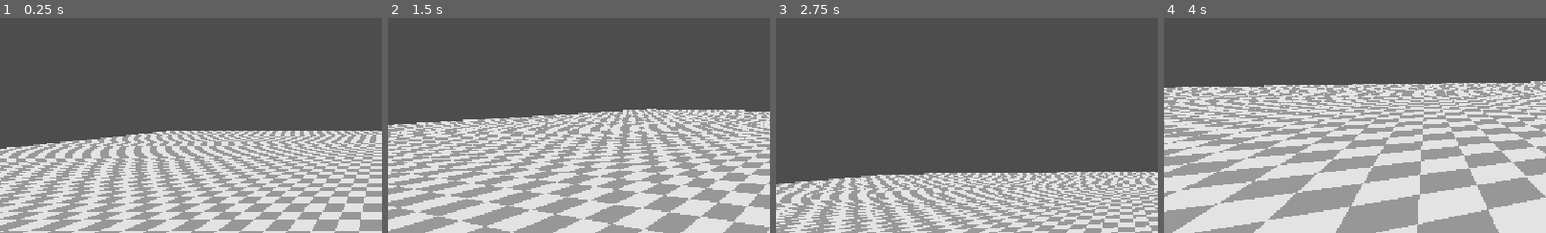
Above: before the commit, frames 1-4 (left to right).
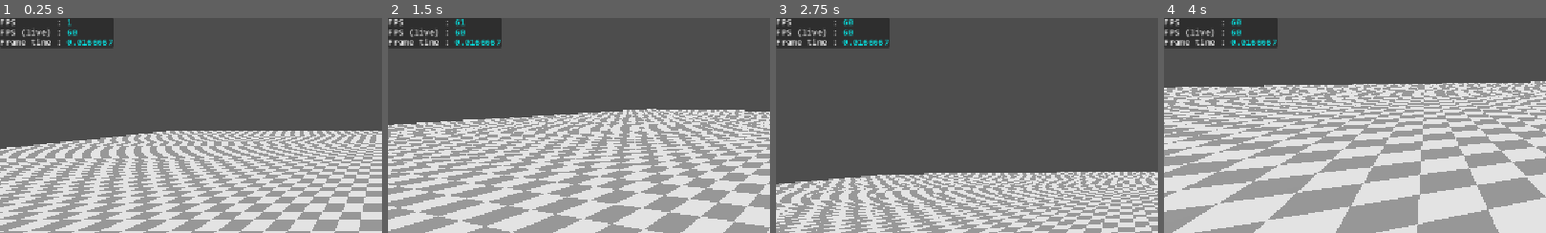
Above: after the commit, the same moments.

Repository: Slenderpi/ArcadeGame
Game: Godot game, scene res://core/main_scene/main_scene.tscn
Same seed, same stepped clock (60 frames per second), same inputs: the game is played once before the commit and once after it.
Inputs (mouse positions are % of the whole screen's width and height, from its top left):
- Up to frame 1 (0.25 s): no input
- Up to frame 2 (1.5 s): tap Enter at 0.5 s; move the mouse to (72, 45) at 0.52 s; hold D 0.53-1.28 s; hold Q 0.53-1.28 s; move the mouse to (30, 55) at 1.27 s; hold S from 1.28 s (still down); tap E at 1.35 s
- Up to frame 3 (2.75 s): move the mouse to (60, 28) at 2.02 s; release S at 2.03 s; hold D from 2.03 s (still down); hold Ctrl from 2.03 s (still down)
- Up to frame 4 (4 s): move the mouse to (45, 70) at 2.77 s; release D at 2.78 s; release Ctrl at 2.78 s; hold W 2.78-3.53 s; tap Shift at 2.85 s; move the mouse to (80, 65) at 3.52 s; hold A from 3.53 s (still down); tap U at 3.6 s
The pictures show only the part of the screen within x 0-50%, y 0-50%; the shares and areas given below are measured in that part.

The runs differ from the first frame. In frame 1, 3.9% of the frame differs, in the area x 0-30%, y 0-15%; in frame 2, 3.9%; in frame 3, 3.9%; in frame 4, 3.9%.

Commit message:
Simple FPS display

Diff:
--- a/core/main_scene/main_scene.tscn
+++ b/core/main_scene/main_scene.tscn
@@ -3,6 +3,7 @@
 [ext_resource type="Script" uid="uid://dqgs0suqdr0ic" path="res://core/main_scene/main_scene.gd" id="1_awcct"]
 [ext_resource type="PackedScene" uid="uid://dyhygadsweine" path="res://levels/lv_dev/lv_dev.tscn" id="2_wqpev"]
 [ext_resource type="PackedScene" uid="uid://dn3hp2lqhrwn8" path="res://core/game_camera/game_camera.tscn" id="3_3gbtc"]
+[ext_resource type="PackedScene" uid="uid://ktk85mqyxoxj" path="res://ui/dev_canvas/dev_canvas.tscn" id="4_et8y5"]
 
 [node name="MainScene" type="Node" unique_id=1180811448 node_paths=PackedStringArray("_game_camera", "_folder_level", "_folder_entities", "_folder_effects")]
 process_mode = 3
@@ -26,3 +27,5 @@
 [node name="Effects" type="Node3D" parent="World" unique_id=1181375799]
 
 [node name="UI" type="Node" parent="." unique_id=690036975]
+
+[node name="DevCanvas" parent="UI" unique_id=159376391 instance=ExtResource("4_et8y5")]
--- a/project.godot
+++ b/project.godot
@@ -19,6 +19,7 @@
 
 window/stretch/mode="canvas_items"
 window/stretch/aspect="expand"
+window/vsync/vsync_mode=0
 
 [dotnet]
 
--- /dev/null
+++ b/ui/dev_canvas/dev_canvas.gd
@@ -0,0 +1,2 @@
+extends CanvasLayer
+class_name DevCanvas
--- /dev/null
+++ b/ui/dev_canvas/dev_canvas.tscn
@@ -0,0 +1,36 @@
+[gd_scene format=3 uid="uid://ktk85mqyxoxj"]
+
+[ext_resource type="Script" uid="uid://eb5ffr5f36ok" path="res://ui/dev_canvas/dev_canvas.gd" id="1_urbsn"]
+[ext_resource type="Script" uid="uid://d1at3y8hqbnih" path="res://ui/dev_canvas/fps_label.gd" id="2_fl0hp"]
+[ext_resource type="FontFile" uid="uid://y6a3mwetdwcc" path="res://assets/fonts/consolas/consola.ttf" id="2_n8cf4"]
+[ext_resource type="FontFile" uid="uid://c5dxwvvvdiqo7" path="res://assets/fonts/consolas/consolab.ttf" id="3_5cp3g"]
+[ext_resource type="FontFile" uid="uid://da6hgjgsxvvic" path="res://assets/fonts/consolas/consolaz.ttf" id="4_uw75p"]
+[ext_resource type="FontFile" uid="uid://thw8cc7x20vf" path="res://assets/fonts/consolas/consolai.ttf" id="5_uxnd5"]
+
+[node name="DevCanvas" type="CanvasLayer" unique_id=159376391]
+script = ExtResource("1_urbsn")
+
+[node name="Panel" type="Panel" parent="." unique_id=529319228]
+offset_right = 172.0
+offset_bottom = 45.0
+
+[node name="FpsLabel" type="RichTextLabel" parent="Panel" unique_id=500743552]
+layout_mode = 1
+anchors_preset = 15
+anchor_right = 1.0
+anchor_bottom = 1.0
+grow_horizontal = 2
+grow_vertical = 2
+theme_override_fonts/normal_font = ExtResource("2_n8cf4")
+theme_override_fonts/bold_font = ExtResource("3_5cp3g")
+theme_override_fonts/bold_italics_font = ExtResource("4_uw75p")
+theme_override_fonts/italics_font = ExtResource("5_uxnd5")
+theme_override_font_sizes/normal_font_size = 14
+bbcode_enabled = true
+text = "FPS        : [color=cyan]60[/color]
+FPS (live) : [color=cyan]60[/color]
+Frame time : [color=cyan]0.0000000[/color]
+"
+autowrap_mode = 0
+autowrap_trim_flags = 0
+script = ExtResource("2_fl0hp")
--- /dev/null
+++ b/ui/dev_canvas/fps_label.gd
@@ -0,0 +1,10 @@
+extends RichTextLabel
+
+
+# Called every frame. 'delta' is the elapsed time since the previous frame.
+func _process(_delta: float) -> void:
+	text = "FPS        : [color=cyan]%d[/color]\nFPS (live) : [color=cyan]%d[/color]\nFrame time : [color=cyan]%.7f[/color]" % [
+		Engine.get_frames_per_second(),
+		1.0 / _delta,
+		_delta
+	]
Binary file added: assets/fonts/consolas/consola.ttf
Not shown, added: assets/fonts/consolas/consola.ttf.import
Binary file added: assets/fonts/consolas/consolab.ttf
Not shown, added: assets/fonts/consolas/consolab.ttf.import
Binary file added: assets/fonts/consolas/consolai.ttf
Not shown, added: assets/fonts/consolas/consolai.ttf.import
Binary file added: assets/fonts/consolas/consolaz.ttf
Not shown, added: assets/fonts/consolas/consolaz.ttf.import
Not shown, added: ui/dev_canvas/dev_canvas.gd.uid
Not shown, added: ui/dev_canvas/fps_label.gd.uid
